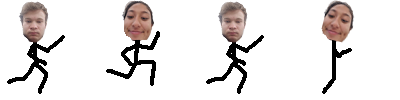
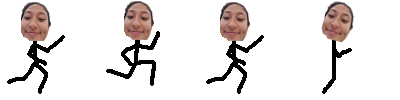
Layers edited between the first and the second (400, 100) image:
showed "1" (1st of 10, in "charlie") over [18, 2, 51, 43]
showed "3" (1st of 9, in "charlie") over [217, 2, 250, 43]
hid group "alex" (4 layers) over [18, 0, 354, 43]
